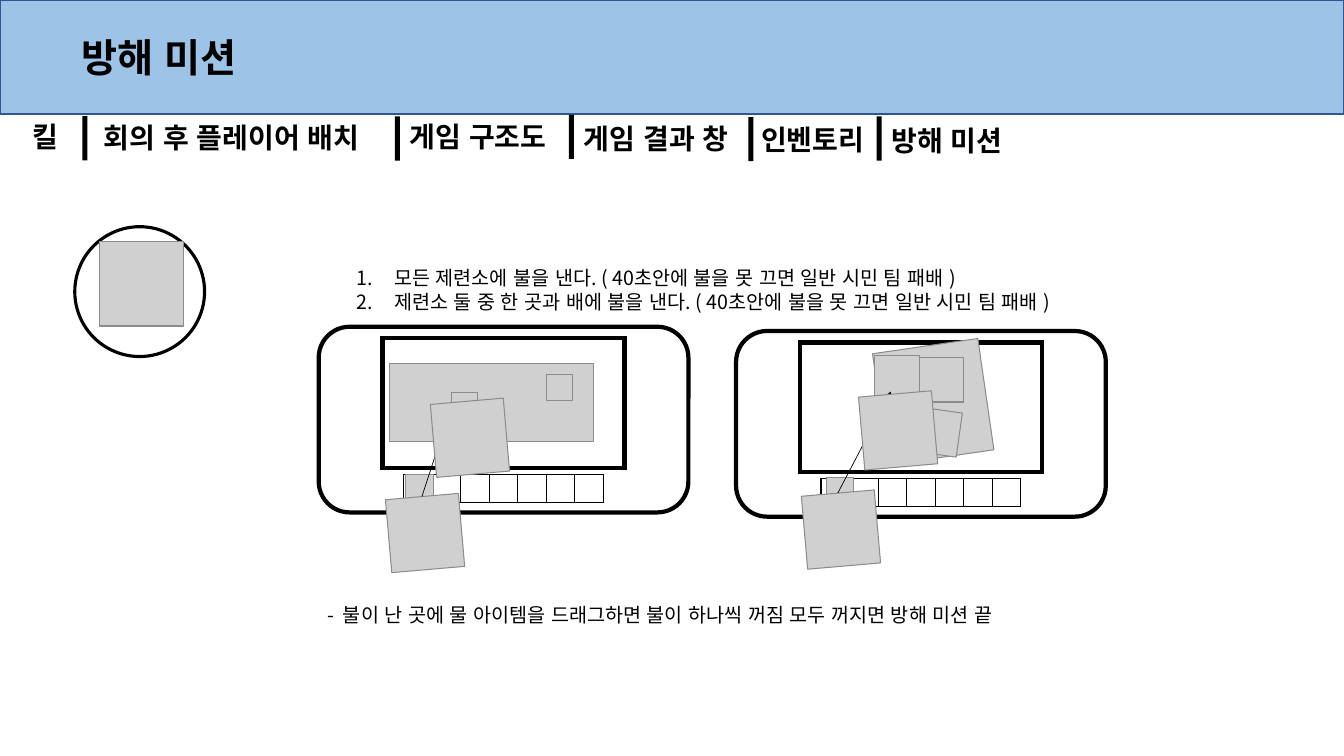
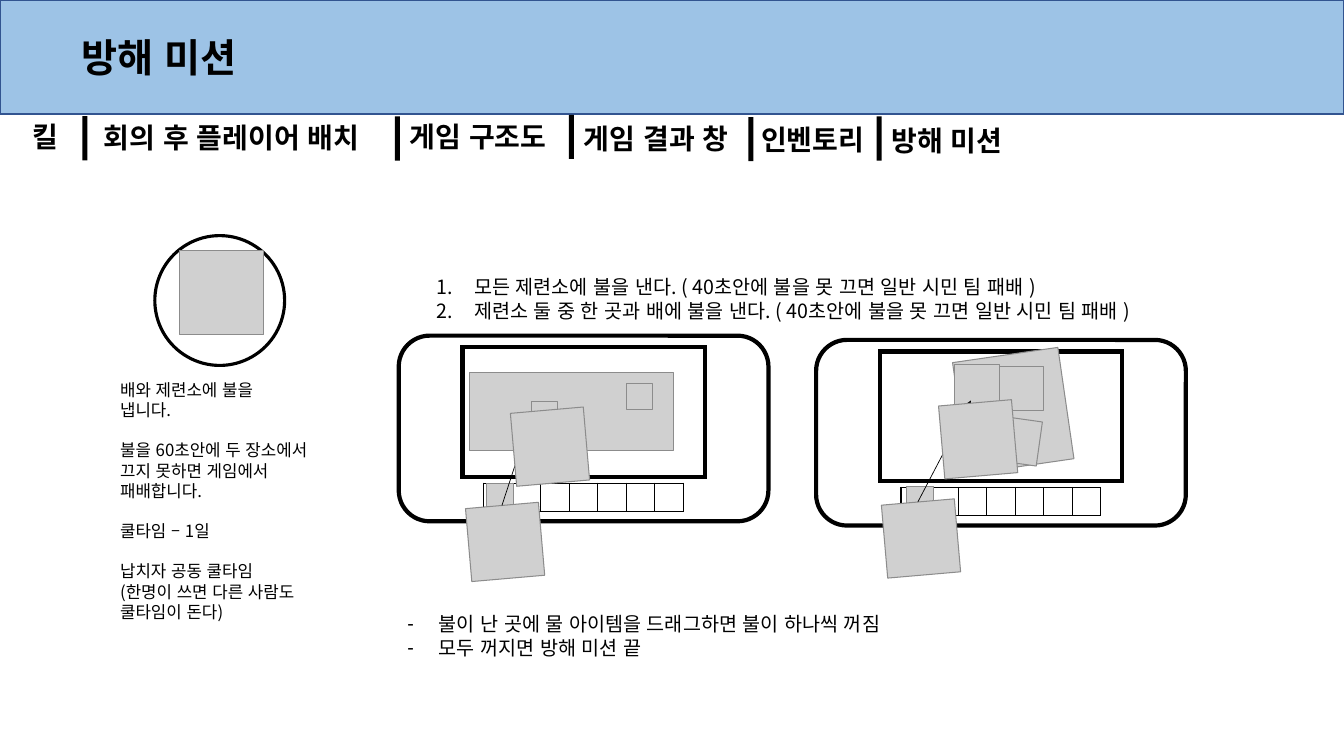
Before and after one commit to anglik0370/EscapeIsland, a slide deck: slide 16 of Document/시스템/시스템.pptx (slide 18 before the commit). Drawn at 1344x756 pixels with LibreOffice and Linux fonts; fonts in the diff are those of the drawing; grey boxes stand for pictures. Boxes give left, top, right and bottom in pixels: in the first picture for what was removed or moved away, otherwise in the second. Text is boxed around its words. In the diff, an @@ line names an element or a change of style, - is before the commit and + after.

Commit message:
1. 채집 시스템 변경 2. 튜토리얼 시스템 추가 예정 3. 시스템 기획서에 방해 미션 내용 추가

```diff
--- a/Document/시스템/시스템.pptx
+++ b/Document/시스템/시스템.pptx
@@ text added at (x1=120, y1=382, x2=307, y2=621), 12 pt, text #000000 @@
+배와 제련소에 불을
+냅니다.
+불을 60초안에 두 장소에서
+끄지 못하면 게임에서
+패배합니다.
+쿨타임 – 1일
+납치자 공동 쿨타임
+(한명이 쓰면 다른 사람도
+쿨타임이 돈다)
@@ 14 pictures, 2 tables, 2 rounded rectangles, 2 rectangles, 2 arrows, 1 text, 1 ellipse moved together from (x1=75, y1=227, x2=1107, y2=574) to (x1=155, y1=236, x2=1186, y2=582) @@
@@ text at (x1=439, y1=614, x2=880, y2=657): text changed @@
-- 불이 난 곳에 물 아이템을 드래그하면 불이 하나씩 꺼짐 모두 꺼지면 방해 미션 끝
+– 불이 난 곳에 물 아이템을 드래그하면 불이 하나씩 꺼짐
+– 모두 꺼지면 방해 미션 끝
```
Also in this commit, not shown: 3 other slides changed, 1 slide removed, 3 other files.
